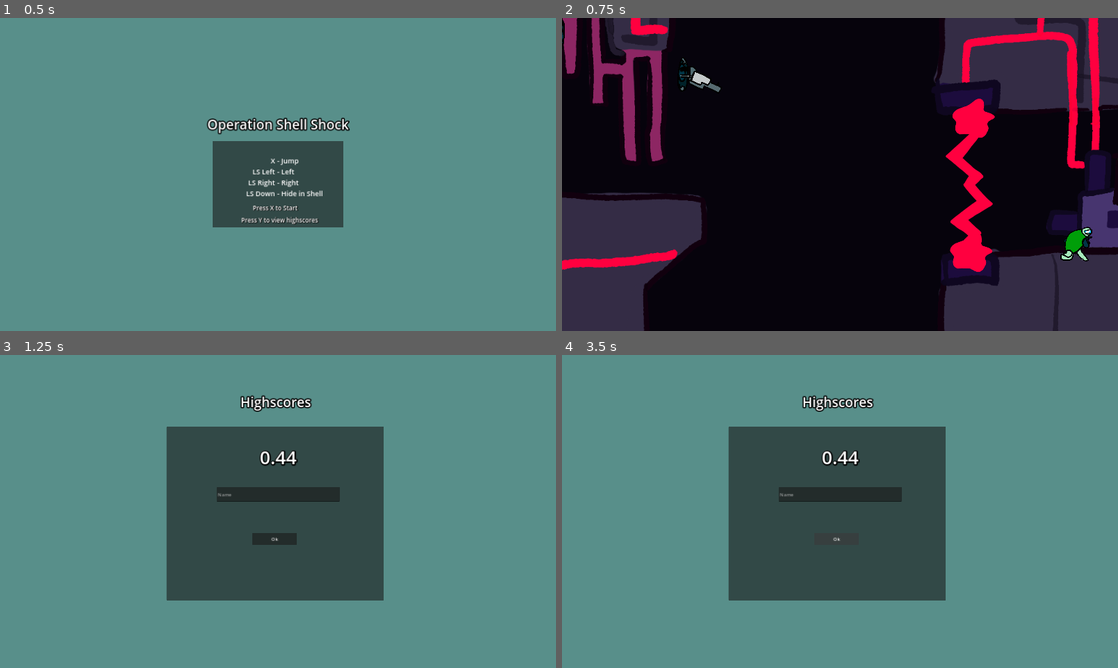
Above: before the commit, frames 1-4 (two rows, left to right).
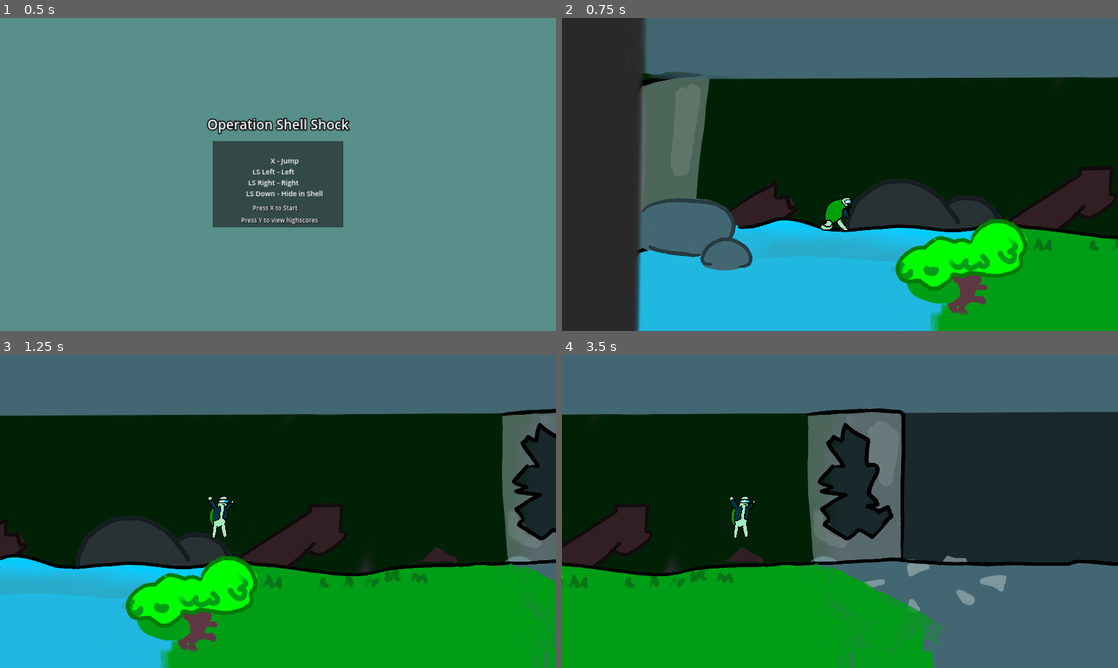
Above: after the commit, the same moments.

Repository: isterkvarn/operation_shell_shock
Game: Godot game, scene res://menus/main_menu/main_menu.tscn
Two runs of this game, one before a commit and one after it. Both use one fixed random seed, a clock stepped at 60 frames per second and the inputs below.
Inputs (mouse positions are in pixels of both pictures, inside the frame that each line leads up to):
- Up to frame 1 (0.5 s): no input
- Up to frame 2 (0.75 s): tap X (start) at 0.5, 0.6 s; hold D (ss_right) from 0.53 s (still down)
- Up to frame 3 (1.25 s): keep holding D (ss_right); tap W (ss_jump) at 0.77 s
- Up to frame 4 (3.5 s): release D (ss_right) at 1.25 s; click (834, 539) at 1.25 s, where only the run before the commit has a clickable "Ok"; click (834, 539) at 2 s, where only the run before the commit has a clickable "Ok"; tap X (start) at 2.75, 3.05 s; hold D (ss_right) from 2.78 s (still down); tap Y (highscores) at 2.85 s; tap W (ss_jump) at 3.02 s

Frame 1 is identical in both runs. In frame 2, 98% of the frame differs, in the area x 0-100%, y 0-100%; in frame 3, 99%; in frame 4, 99%.

Commit message:
feat: leap y movement

Diff:
--- a/levels/demo_level.tscn
+++ b/levels/demo_level.tscn
@@ -56,7 +56,7 @@
 
 [node name="Player" parent="." instance=ExtResource("1_jjy5y")]
 unique_name_in_owner = true
-position = Vector2(39112, 232)
+position = Vector2(-4505, 620)
 out_of_shell_speed = 1300.0
 
 [node name="Camera" parent="Player" instance=ExtResource("2_5fijp")]
--- a/player/camera/camera.gd
+++ b/player/camera/camera.gd
@@ -5,6 +5,7 @@
 var _max_x_offset: float = 500
 var _min_x_offset: float = -200
 var _x_lerp_weight: float = 0.25
+var _y_lerp_weight: float = 0.25
 var _camera_markers: Array[Marker2D]
 
 @onready var player = $".."
@@ -23,7 +24,9 @@
 
 	position.x = lerp(position.x, player.global_position.x + _x_offset, _x_lerp_weight)
 
-	position.y = _start_y
+	var new_y = _start_y
 	for camera_marker in _camera_markers:
 		if player.position.x > camera_marker.position.x:
-			position.y = camera_marker.position.y - 1080 * 0.5 / zoom.y
+			new_y = camera_marker.position.y - 1080 * 0.5 / zoom.y
+
+	position.y = lerp(position.y, new_y, _y_lerp_weight)
